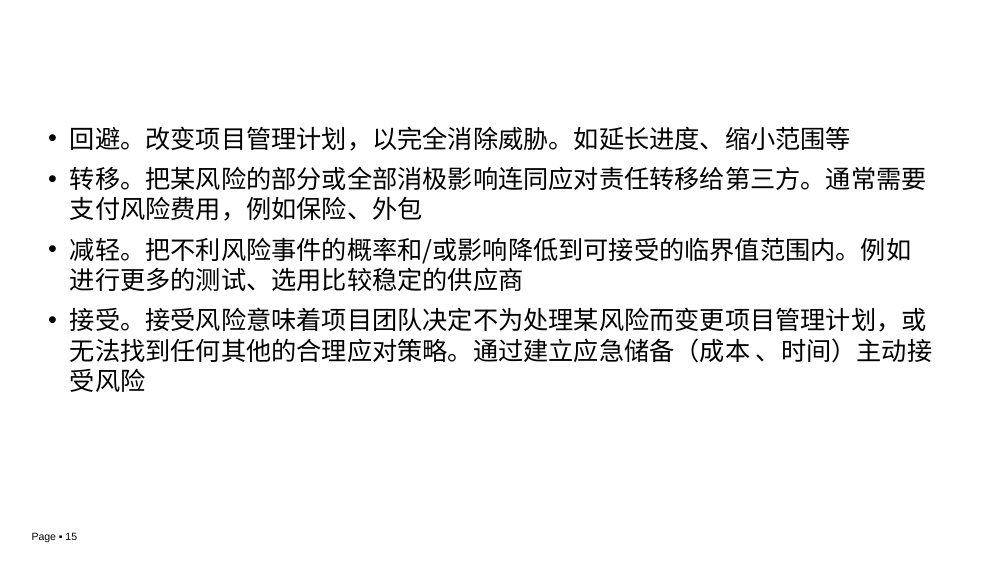
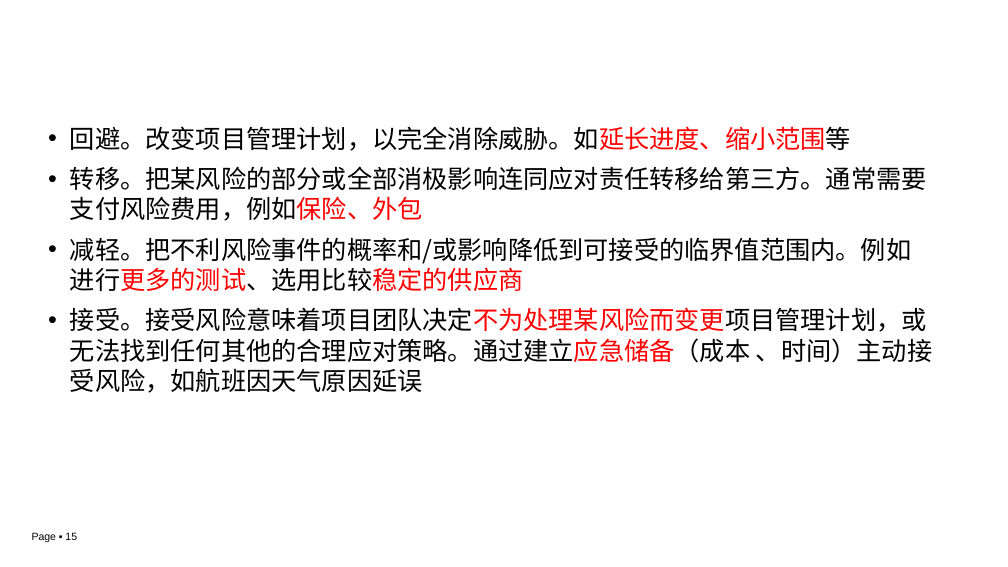
Before and after one commit to edu2act/course-IT-Project-Management, a slide deck: slide 15 of materials/slides/ch03-8.pptx. Drawn at 1008x567 pixels with LibreOffice and Linux fonts; fonts in the diff are those of the drawing; background and template pictures are left out. Boxes give left, top, right and bottom in pixels: in the first picture for what was removed or moved away, otherwise in the second. Text is boxed around its words. In the diff, an @@ line names an element or a change of style, - is before the commit and + after.

```diff
--- a/materials/slides/ch03-8.pptx
+++ b/materials/slides/ch03-8.pptx
@@ text at [70, 126, 927, 291]: text colour #000000 to #FF0000 in "回避。改变项目管理计划，以完全消除威胁。如延长进度、缩小范围等", "转移。把某风险的部分或全部消极影响连同应对责任转移给第三方。通常需要支付风险费用，例如保险、外包", "减轻。把不利风险事件的概率和/或影响降低到可接受的临界值范围内。例如进行更多的测试、选用比较稳定的供应商" @@
@@ text at [70, 307, 932, 393]: text changed @@
-  • 接受。接受风险意味着项目团队决定不为处理某风险而变更项目管理计划，或无法找到任何其他的合理应对策略。通过建立应急储备（成本 、时间）主动接受风险
+  • 接受。接受风险意味着项目团队决定不为处理某风险而变更项目管理计划，或无法找到任何其他的合理应对策略。通过建立应急储备（成本 、时间）主动接受风险，如航班因天气原因延误
```
Also in this commit, not shown: 9 other slides changed.
